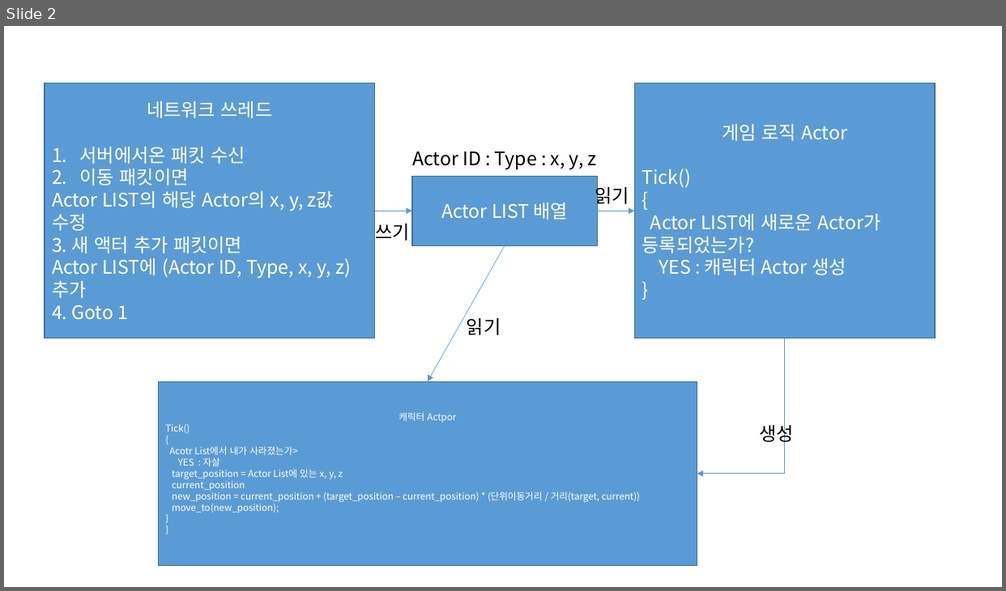
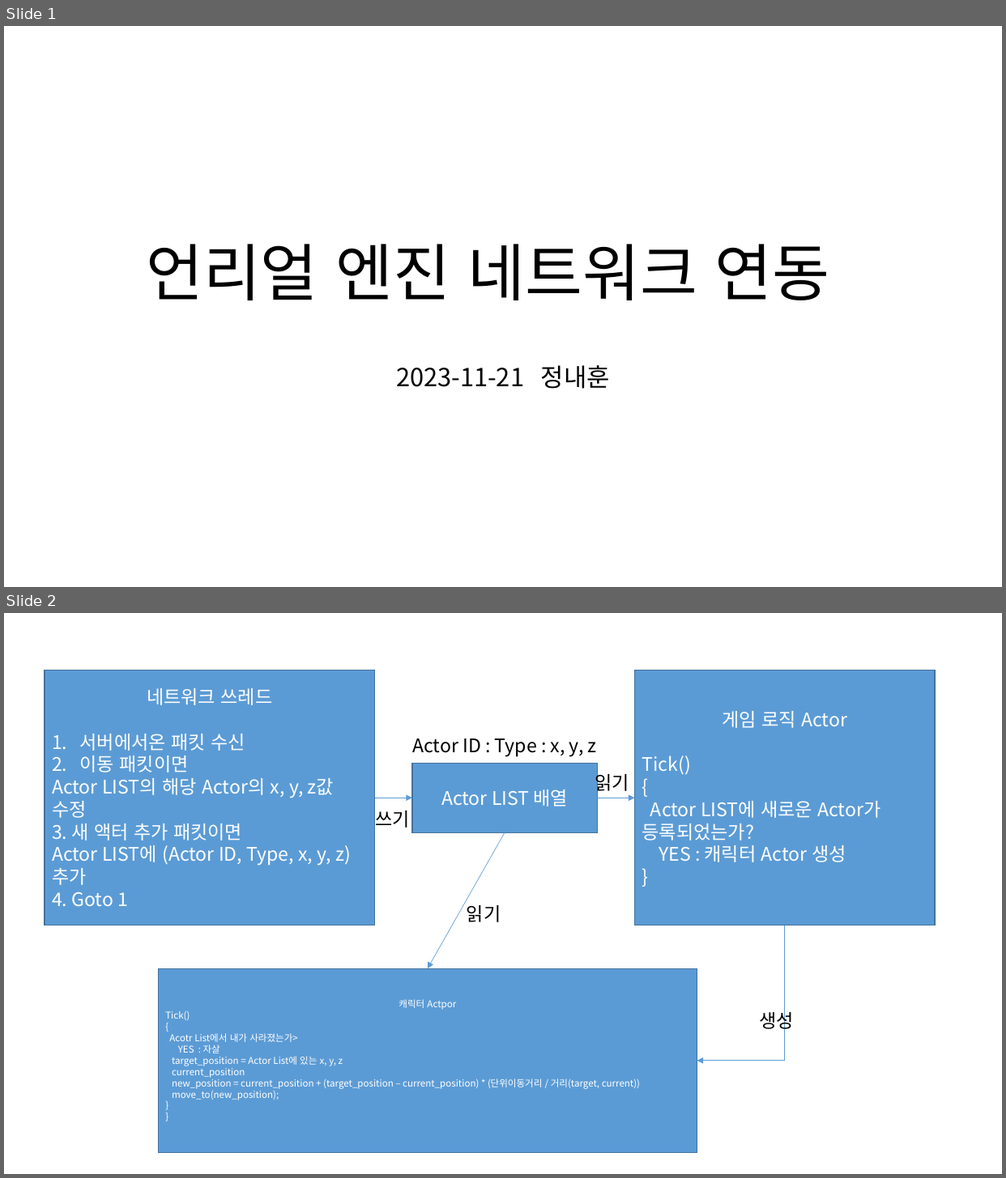
Before and after one commit to dkseogns88/ASSEMBER, a slide deck: 언리얼엔진 네트워크연동.pptx. Shown one above the other, each under a label of ours: slide 2 before the commit, slides 1 and 2 after it. The pictures are 1006x591 and 1006x1178 pixels, drawn with LibreOffice and Linux fonts; fonts in the diff are those of the drawing. Boxes give left, top, right and bottom in pixels: in the first picture for what was removed or moved away, otherwise in the second. Text is boxed around its words. In the diff, an @@ line names an element or a change of style, - is before the commit and + after.

Commit message:
Update PPT

```diff
--- a/언리얼엔진 네트워크연동.pptx
+++ b/언리얼엔진 네트워크연동.pptx
@@ slide 1 added at [4,26,1002,587], background #FFFFFF @@
@@ title added at [146,244,829,301], 60 pt, text #000000 @@
+언리얼 엔진 네트워크 연동
@@ subtitle added at [396,365,610,389], 24 pt, text #000000 @@
+2023-11-21 정내훈
```
Also in this commit, not shown: 1 slide removed.
